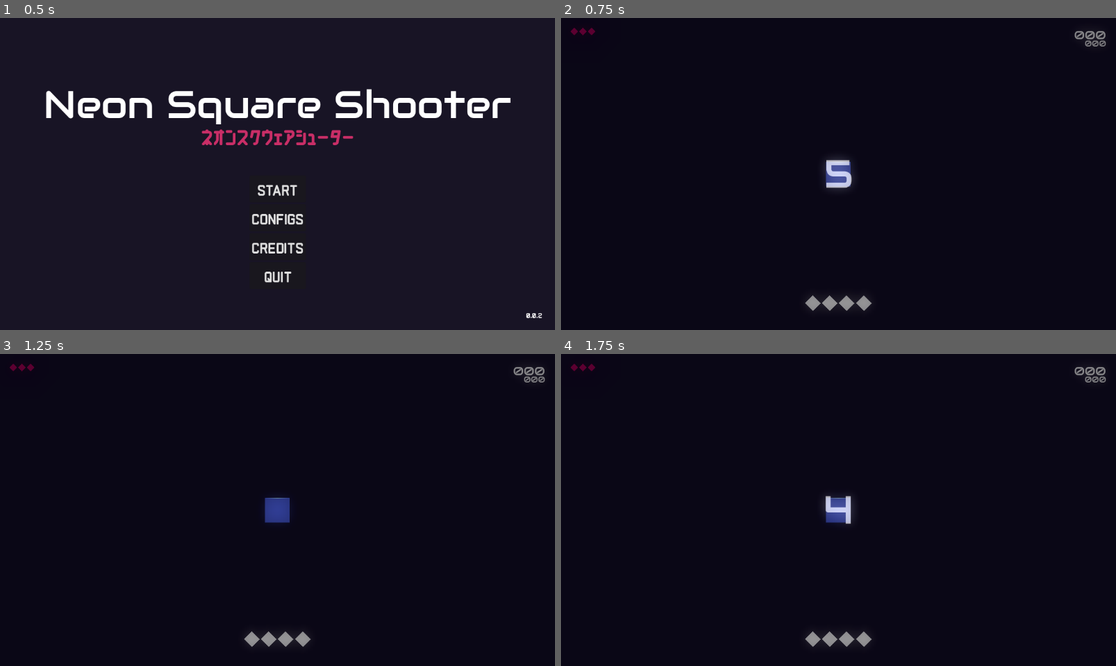
Above: before the commit, frames 1-4 (two rows, left to right).
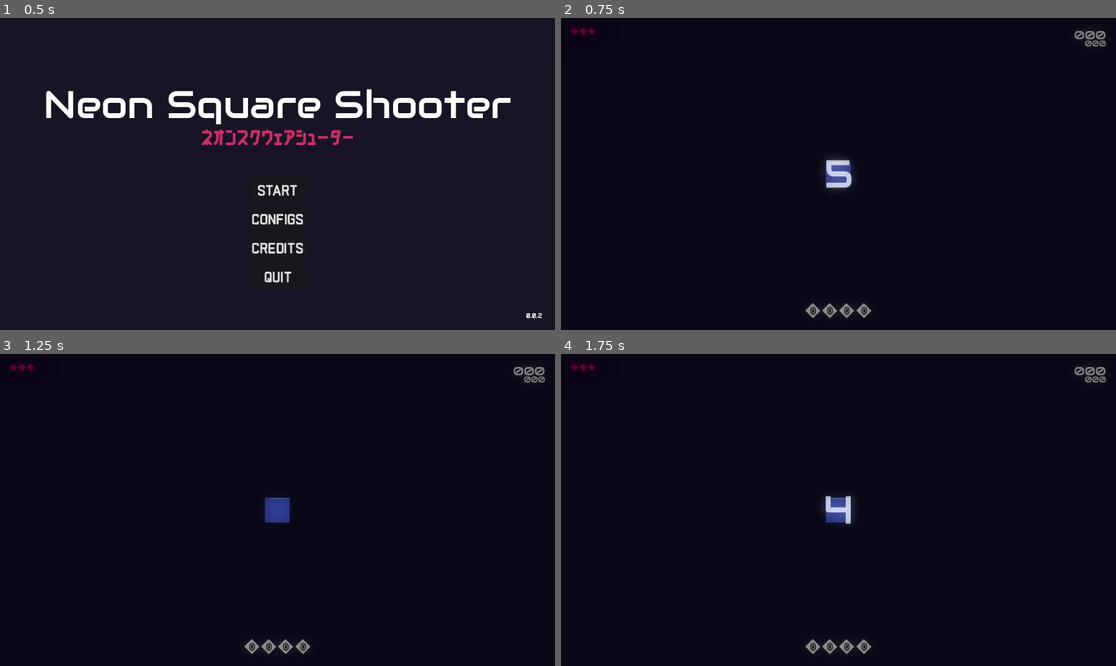
Above: after the commit, the same moments.

Repository: matheusmondenez/my-first-platform-game
Game: Godot game, scene res://wave_shooter/ui/main_menu.tscn
The game is run twice, just before and just after one commit, with the same random seed, the same clock (stepped at 60 frames per second) and the same inputs.
Inputs (mouse positions are in pixels of both pictures, inside the frame that each line leads up to):
- Up to frame 1 (0.5 s): no input
- Up to frame 2 (0.75 s): click "START" at 0.5 s
- Up to frame 3 (1.25 s): no input
- Up to frame 4 (1.75 s): tap Enter at 1.25 s; move the mouse to (960, 494) at 1.27 s; press the mouse at (960, 494) at 1.28 s; hold D (right) from 1.28 s (still down); tap W (up) at 1.52, 1.55 s

Frame 1 is identical in both runs. In frame 2, 0.5% of the frame differs, in the area x 43-57%, y 88-97%; in frame 3, 0.5%; in frame 4, 0.5%.

Commit message:
improves skill icons instantiation

Diff:
--- a/wave_shooter/levels/arena.gd
+++ b/wave_shooter/levels/arena.gd
@@ -9,9 +9,9 @@
 	Global.parent_node_creation = self
 
 func _process(delta: float) -> void:
-	pass
-	#if Global.points >= 20:
-		#wave_cleared()
+	#pass
+	if Global.points >= 20:
+		wave_cleared()
 
 func _unhandled_key_input(event: InputEvent) -> void:
 	if event.is_action_pressed("toggle_auto_shot"):
--- a/wave_shooter/singletons/skill_manager.gd
+++ b/wave_shooter/singletons/skill_manager.gd
@@ -1,4 +1,6 @@
 extends Node
+
+signal skill_assigned(key: int, skill: PackedScene)
 
 var skills: Array[PackedScene] = [
 	preload("res://wave_shooter/entities/player/sweep_shot.tscn"),
@@ -11,6 +13,7 @@
 var assigned: Array[PackedScene] = []
 
 func assign(skill: PackedScene, key: int) -> void:
+	emit_signal("skill_assigned", key, skill)
 	assigned.insert(key, skill)
 	available.erase(skill)
 
--- a/wave_shooter/ui/cooldown_icon.gd
+++ b/wave_shooter/ui/cooldown_icon.gd
@@ -1,6 +1,11 @@
 extends ColorRect
 
 @onready var animation: AnimationPlayer = $Animation
+var label: String:
+	set(value):
+		print("SETOU LABEL")
+		label = value
+		$Teste.text = label
 
 var cooldown: float = 0.0:
 	set(value):
@@ -8,6 +13,7 @@
 		update_animation()
 
 func _ready() -> void:
+	$Teste.text = label
 	material = material.duplicate()
 	update_animation()
 
--- a/wave_shooter/ui/cooldown_icon.tscn
+++ b/wave_shooter/ui/cooldown_icon.tscn
@@ -53,6 +53,16 @@
 color = Color(0.24744, 0.360749, 1, 1)
 script = ExtResource("2_kynmh")
 
+[node name="Teste" type="Label" parent="."]
+layout_mode = 0
+offset_top = 2.82843
+offset_right = 19.0
+offset_bottom = 25.8284
+rotation = -0.785398
+scale = Vector2(0.5, 0.5)
+theme_override_colors/font_outline_color = Color(0, 0, 0, 1)
+theme_override_constants/outline_size = 8
+
 [node name="Animation" type="AnimationPlayer" parent="."]
 libraries = {
 "": SubResource("AnimationLibrary_v4mhc")
--- a/wave_shooter/ui/hud.gd
+++ b/wave_shooter/ui/hud.gd
@@ -4,6 +4,7 @@
 
 const EXPLOSION_TSCN: PackedScene = preload("res://wave_shooter/fx/explosion.tscn")
 const LIFE_TSCN: PackedScene = preload("res://wave_shooter/entities/life.tscn")
+const SKILL_ICON: PackedScene = preload("res://wave_shooter/ui/cooldown_icon.tscn")
 
 @onready var points: Label = $Score/PointsContainer/Points
 @onready var high_score: Label = $Score/PointsContainer/HighScore
@@ -14,18 +15,51 @@
 @onready var skill_3_icon: ColorRect = $"Skills/3"
 @onready var skill_4_icon: ColorRect = $"Skills/4"
 
+@onready var skill_marker_1: Marker2D = $Skills/SkillMarker1
+@onready var skill_marker_2: Marker2D = $Skills/SkillMarker2
+@onready var skill_marker_3: Marker2D = $Skills/SkillMarker3
+@onready var skill_marker_4: Marker2D = $Skills/SkillMarker4
+
+var icon_1 = SKILL_ICON.instantiate()
+var icon_2 = SKILL_ICON.instantiate()
+var icon_3 = SKILL_ICON.instantiate()
+var icon_4 = SKILL_ICON.instantiate()
+
 func _ready() -> void:
 	init_hud_lifes()
+	SkillManager.skill_assigned.connect(update_skill_icon)
 	high_score.text = str("%03d" % Global.high_score)
 	Global.player.life_decreased.connect(update_hud_lifes.bind(LIVES_UPDATE.DECREASE))
 	Global.player.life_increased.connect(update_hud_lifes.bind(LIVES_UPDATE.INCREASE))
 	Global.parent_node_creation = self
 	Global.points = 0
 	# TESTE
-	skill_1_icon.cooldown = 1
-	skill_2_icon.cooldown = 5
-	skill_3_icon.cooldown = 10
-	skill_4_icon.cooldown = 15
+	#skill_1_icon.cooldown = 1
+	#skill_2_icon.cooldown = 5
+	#skill_3_icon.cooldown = 10
+	#skill_4_icon.cooldown = 15
+
+	# NOVO TESTE
+	icon_1.label = "1" if SkillManager.assigned.size() >= 1 else "0"
+	icon_1.position = skill_marker_1.position
+	icon_1.scale = Vector2(2, 2)
+	add_child(icon_1)
+
+	icon_2.label = "2" if SkillManager.assigned.size() >= 2 else "0"
+	icon_2.position = skill_marker_2.position
+	icon_2.scale = Vector2(2, 2)
+	add_child(icon_2)
+
+	icon_3.label = "3" if SkillManager.assigned.size() >= 3 else "0"
+	icon_3.position = skill_marker_3.position
+	icon_3.scale = Vector2(2, 2)
+	add_child(icon_3)
+
+	icon_4.label = "4" if SkillManager.assigned.size() >= 4 else "0"
+	icon_4.position = skill_marker_4.position
+	icon_4.scale = Vector2(2, 2)
+	add_child(icon_4)
+
 
 func _process(delta: float) -> void:
 	points.text = str("%03d" % Global.points)
@@ -87,3 +121,14 @@
 	explosion.scale_amount_min = 5
 	explosion.scale_amount_max = 17.5
 	explosion.modulate = Color("c92e67")
+
+func update_skill_icon(key: int, skill: PackedScene) -> void:
+	print("ICON SKILL: ", key, skill)
+	if key == 0:
+		icon_1.label = "!"
+	if key == 1:
+		icon_2.label = "!"
+	if key == 2:
+		icon_3.label = "!"
+	if key == 3:
+		icon_4.label = "!"
--- a/wave_shooter/ui/hud.tscn
+++ b/wave_shooter/ui/hud.tscn
@@ -184,6 +184,7 @@
 grow_vertical = 2
 
 [node name="1" parent="Skills" instance=ExtResource("6_dphr2")]
+visible = false
 layout_mode = 0
 offset_left = 523.0
 offset_top = 576.0
@@ -192,6 +193,7 @@
 color = Color(0.713414, 0.000948368, 0.804115, 1)
 
 [node name="2" parent="Skills" instance=ExtResource("6_dphr2")]
+visible = false
 layout_mode = 0
 offset_left = 558.0
 offset_top = 576.0
@@ -200,6 +202,7 @@
 color = Color(0.713414, 0.000948368, 0.804115, 1)
 
 [node name="3" parent="Skills" instance=ExtResource("6_dphr2")]
+visible = false
 layout_mode = 0
 offset_left = 593.0
 offset_top = 576.0
@@ -208,12 +211,25 @@
 color = Color(0.713414, 0.000948368, 0.804115, 1)
 
 [node name="4" parent="Skills" instance=ExtResource("6_dphr2")]
+visible = false
 layout_mode = 0
 offset_left = 629.0
 offset_top = 576.0
 offset_right = 652.0
 offset_bottom = 599.0
 color = Color(0.713414, 0.000948368, 0.804115, 1)
+
+[node name="SkillMarker1" type="Marker2D" parent="Skills"]
+position = Vector2(523, 592)
+
+[node name="SkillMarker2" type="Marker2D" parent="Skills"]
+position = Vector2(558, 592)
+
+[node name="SkillMarker3" type="Marker2D" parent="Skills"]
+position = Vector2(593, 592)
+
+[node name="SkillMarker4" type="Marker2D" parent="Skills"]
+position = Vector2(629, 592)
 
 [connection signal="area_entered" from="Score/PointsArea" to="." method="_on_points_area_area_entered"]
 [connection signal="area_exited" from="Score/PointsArea" to="." method="_on_points_area_area_exited"]
